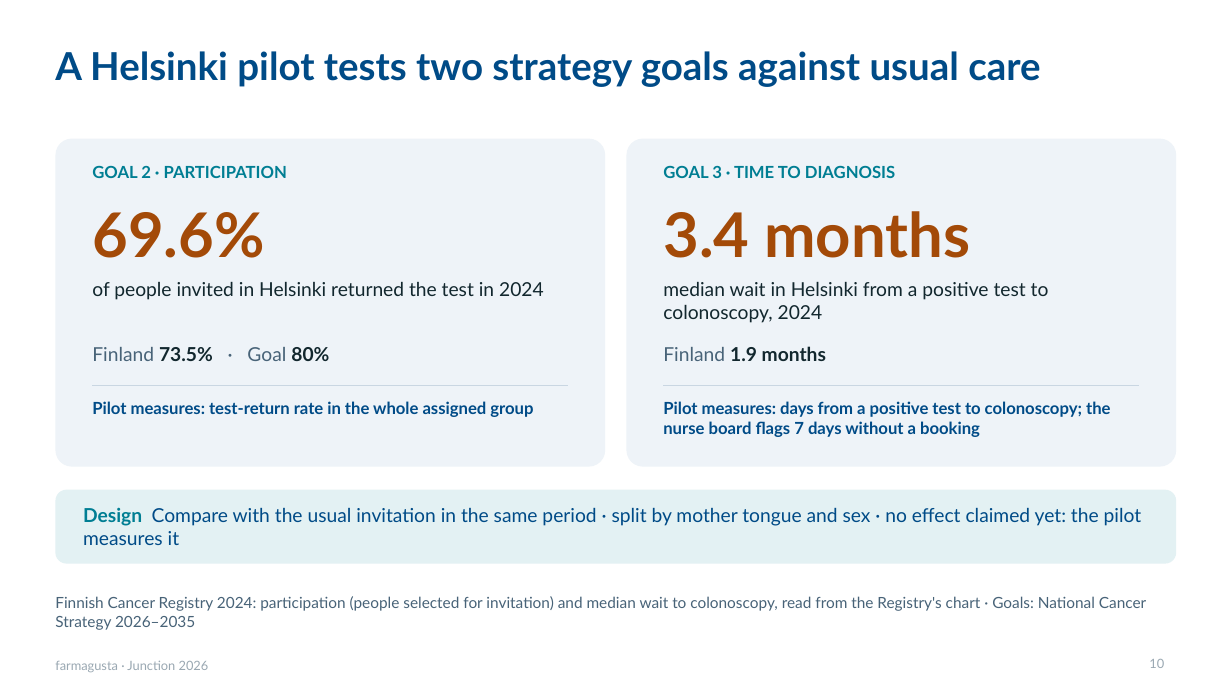
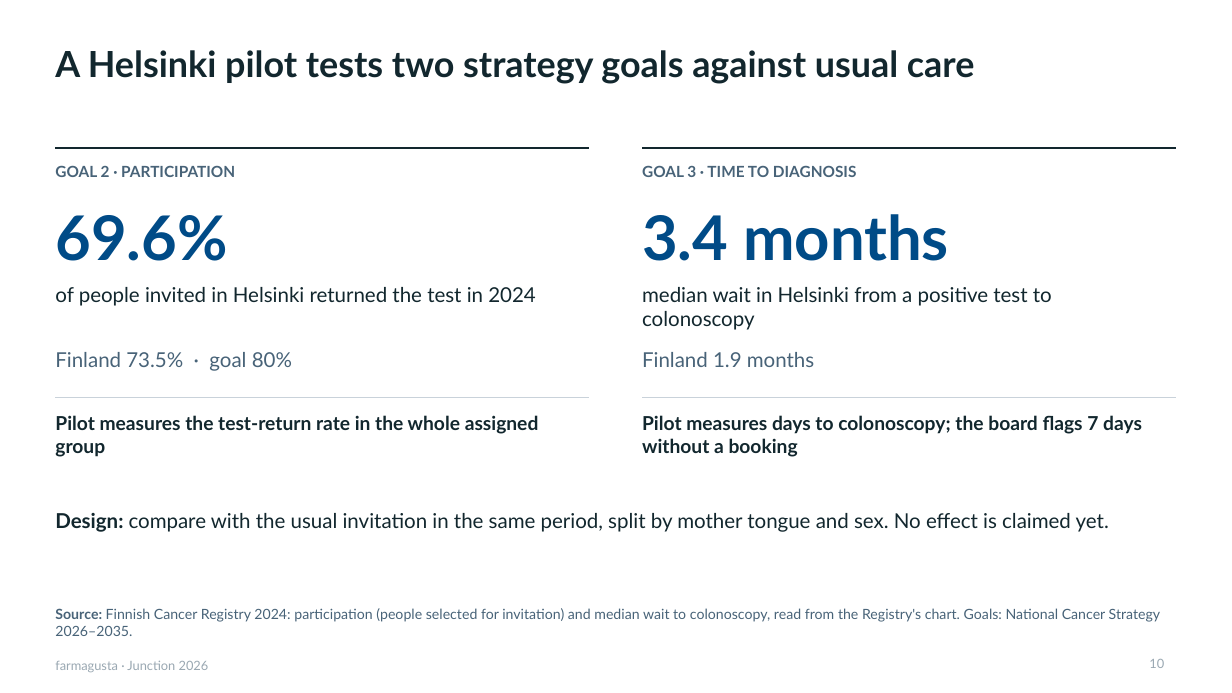
Before and after one commit to rromppanen/junction26, a slide deck: slide 10 of docs/pitch/farmagusta-screening-attendance.pptx. Drawn at 1232x693 pixels with LibreOffice and Linux fonts; fonts in the diff are those of the drawing. Boxes give left, top, right and bottom in pixels: in the first picture for what was removed or moved away, otherwise in the second. Text is boxed around its words. In the diff, an @@ line names an element or a change of style, - is before the commit and + after.

```diff
--- a/docs/pitch/farmagusta-screening-attendance.pptx
+++ b/docs/pitch/farmagusta-screening-attendance.pptx
@@ title "A Helsinki pilot tests two ..." at box(55, 50, 975, 84): size 30 to 28 pt, text colour #004B87 to #12272E @@
@@ rounded rectangle removed at box(55, 139, 605, 467) @@
@@ line added from (55, 148) to (590, 148), #12272E 1.25 pt @@
@@ rounded rectangle removed at box(627, 139, 1177, 467) @@
@@ line added from (642, 148) to (1177, 148), #12272E 1.25 pt @@
@@ text "GOAL 2 · PARTICIPATION": place and size @@
-text "GOAL 2 · PARTICIPATION" at box(92, 165, 287, 178)
+text "GOAL 2 · PARTICIPATION" at box(55, 165, 235, 177)
@@ text "GOAL 2 · PARTICIPATION" at box(55, 165, 235, 177): size 13 to 12 pt, text colour #007E93 to #486378 @@
@@ text "GOAL 3 · TIME TO ..." at box(642, 165, 856, 177): size 13 to 12 pt, text colour #007E93 to #486378 @@
@@ text "GOAL 3 · TIME TO ...": place and size @@
-text "GOAL 3 · TIME TO ..." at box(663, 165, 895, 178)
+text "GOAL 3 · TIME TO ..." at box(642, 165, 856, 177)
@@ text "69.6%" at box(55, 215, 227, 261): text colour #A34A08 to #004B87 @@
@@ text "69.6%": place and size @@
-text "69.6%" at box(92, 212, 264, 258)
+text "69.6%" at box(55, 215, 227, 261)
@@ text "3.4 months": place and size @@
-text "3.4 months" at box(663, 211, 970, 258)
+text "3.4 months" at box(642, 214, 949, 261)
@@ text "3.4 months" at box(642, 214, 949, 261): text colour #A34A08 to #004B87 @@
@@ text "of people invited in Helsinki ...": place and size @@
-text "of people invited in Helsinki ..." at box(92, 282, 544, 300)
+text "of people invited in Helsinki ..." at box(55, 287, 535, 306)
@@ text "of people invited in Helsinki ..." at box(55, 287, 535, 306): size 15 to 16 pt @@
@@ text at box(642, 287, 1052, 330): text changed; size 15 to 16 pt @@
-median wait in Helsinki from a positive test to colonoscopy, 2024
+median wait in Helsinki from a positive test to colonoscopy
@@ text at box(55, 352, 292, 371): text changed; size 15 to 16 pt @@
-Finland 73.5% · Goal 80%
+Finland 73.5% · goal 80%
@@ text "Finland 1.9 months": place and size @@
-text "Finland 1.9 months" at box(663, 346, 826, 361)
+text "Finland 1.9 months" at box(642, 352, 814, 367)
@@ text "Finland 1.9 months" at box(642, 352, 814, 367): size 15 to 16 pt; text colour #12272E to #486378, bold off in "1.9 months" @@
@@ text at box(55, 415, 539, 457): text changed; size 13 to 15 pt; text colour #004B87 to #12272E @@
-Pilot measures: test-return rate in the whole assigned group
+Pilot measures the test-return rate in the whole assigned group
@@ line moved from (92, 385) - (568, 385) to (55, 397) - (590, 397) @@
@@ line (55, 397) - (590, 397): stroke #C9D6E2 1 pt to #C9D2DA 0.75 pt @@
@@ text at box(642, 415, 1142, 457): text changed; size 13 to 15 pt; text colour #004B87 to #12272E @@
-Pilot measures: days from a positive test to colonoscopy; the nurse board flags 7 days without a booking
+Pilot measures days to colonoscopy; the board flags 7 days without a booking
@@ line moved from (664, 385) - (1140, 385) to (642, 397) - (1177, 397) @@
@@ line (642, 397) - (1177, 397): stroke #C9D6E2 1 pt to #C9D2DA 0.75 pt @@
@@ text "Design: compare with the usual ..." at box(55, 513, 1109, 532): vertical alignment middle to top @@
@@ rounded rectangle removed at box(55, 490, 1177, 564) @@
@@ text at box(55, 513, 1109, 532): text changed; size 15 to 16 pt; text colour #004B87 to #12272E @@
-Design Compare with the usual invitation in the same period · split by mother tongue and sex · no effect claimed yet: the pilot measures it
+Design: compare with the usual invitation in the same period, split by mother tongue and sex. No effect is claimed yet.
@@ text at box(55, 608, 1161, 636): text changed; size 12 to 11 pt @@
-Finnish Cancer Registry 2024: participation (people selected for invitation) and median wait to colonoscopy, read from the Registry's chart · Goals: National Cancer Strategy 2026–2035
+Source: Finnish Cancer Registry 2024: participation (people selected for invitation) and median wait to colonoscopy, read from the Registry's chart. Goals: National Cancer Strategy 2026–2035.
```
Also in this commit, not shown: 8 other slides changed.
